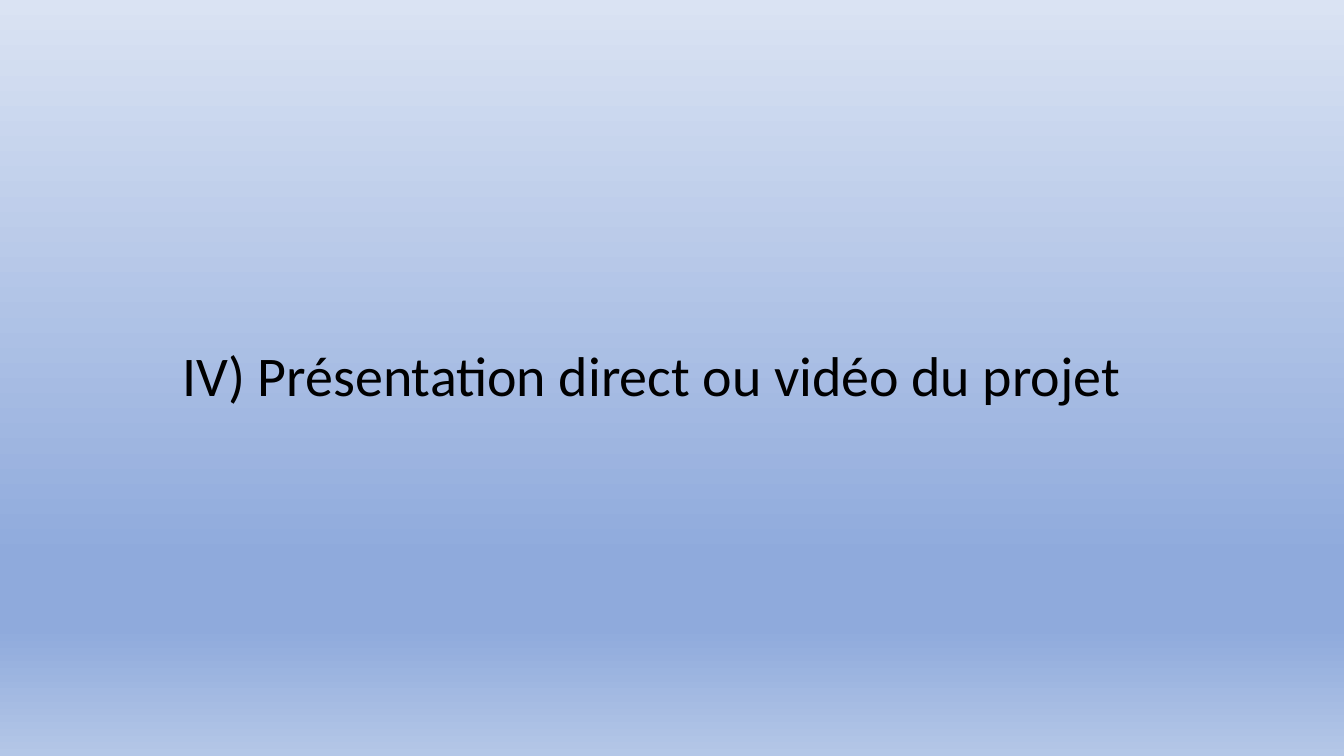
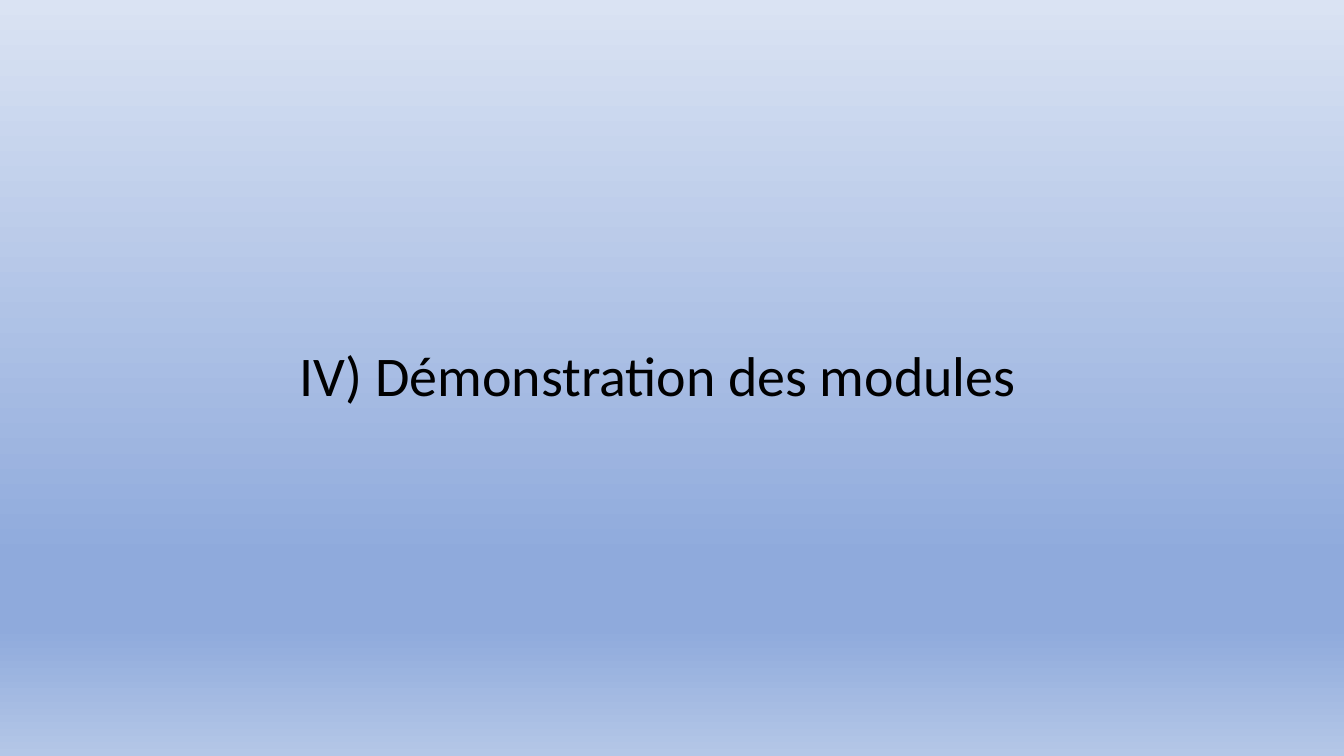
Before and after one commit to Exia-Jellyfish/UE-1-Projet-Grp7, a slide deck: slide 10 of PROJET 1 UE 1 diapositive.pptx (slide 11 before the commit). Drawn at 1344x756 pixels with LibreOffice and Linux fonts; fonts in the diff are those of the drawing. Boxes give left, top, right and bottom in pixels: in the first picture for what was removed or moved away, otherwise in the second. Text is boxed around its words. In the diff, an @@ line names an element or a change of style, - is before the commit and + after.

Commit message:
manque plus que module 4

```diff
--- a/PROJET 1 UE 1 diapositive.pptx
+++ b/PROJET 1 UE 1 diapositive.pptx
@@ title at [300, 355, 1015, 404]: text changed @@
-IV) Présentation direct ou vidéo du projet
+IV) Démonstration des modules
```
Also in this commit, not shown: 7 other slides changed, 1 slide removed, 1 other file.
